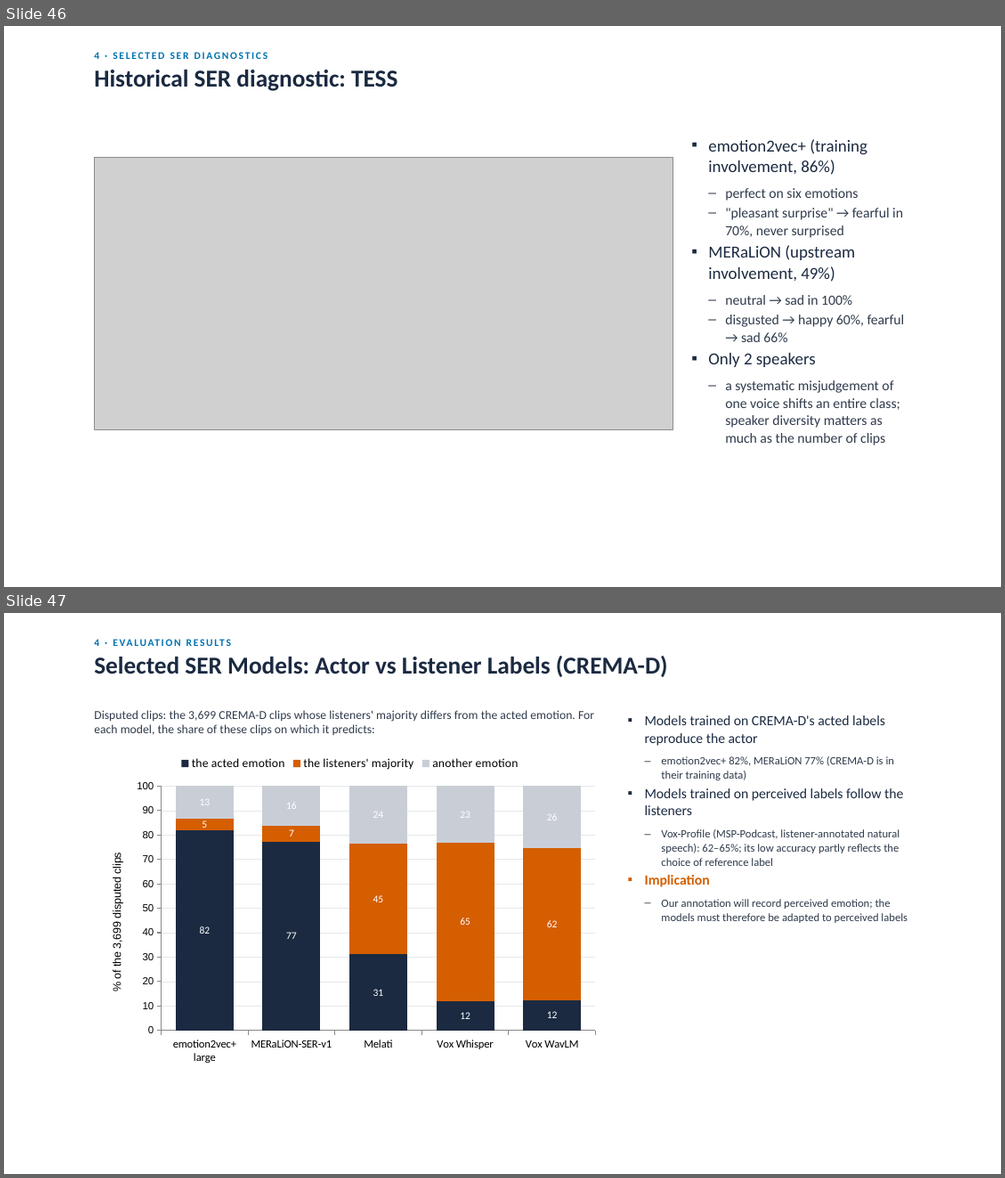
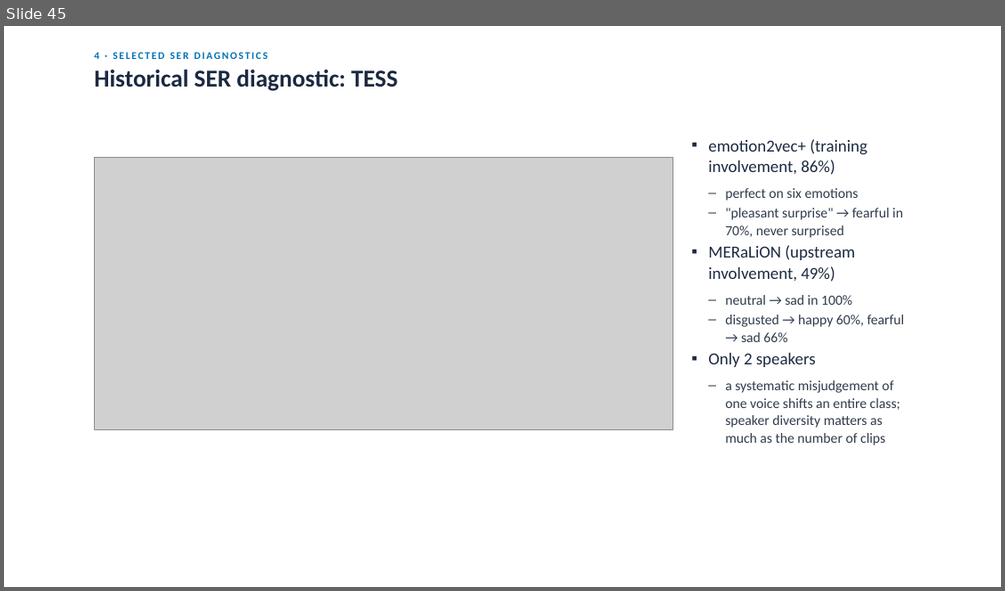
Before and after one commit to Davidlequnchen/emotion_recognition, a slide deck: emotion_recognition/presentation/SER_evaluation.pptx. Shown one above the other, each under a label of ours: slides 46 and 47 before the commit, slide 45 after it. The pictures are 1005x1178 and 1005x591 pixels, drawn with LibreOffice and Linux fonts; fonts in the diff are those of the drawing; grey boxes stand for pictures. Boxes give left, top, right and bottom in pixels: in the first picture for what was removed or moved away, otherwise in the second. Text is boxed around its words. In the diff, an @@ line names an element or a change of style, - is before the commit and + after.

Commit message:
docs: merge dataset overview and extend listener comparison

```diff
--- a/emotion_recognition/presentation/SER_evaluation.pptx
+++ b/emotion_recognition/presentation/SER_evaluation.pptx
@@ slide 47 removed at bbox=[4, 613, 1001, 1174], background #FFFFFF @@
@@ text removed at bbox=[94, 639, 99, 646] @@
-4 · EVALUATION RESULTS
@@ text removed at bbox=[94, 656, 668, 677] @@
-Selected SER Models: Actor vs Listener Labels (CREMA-D)
@@ text removed at bbox=[94, 710, 594, 735] @@
-Disputed clips: the 3,699 CREMA-D clips whose listeners' majority differs from the acted emotion. For each model, the share of these clips on which it predicts:
@@ column stacked chart removed at bbox=[95, 747, 606, 1070] @@
-categories: emotion2vec+ large, MERaLiON-SER-v1, Melati, Vox Whisper, Vox WavLM
-the acted emotion: 82, 77, 31, 12, 12
-the listeners' majority: 5, 7, 45, 65, 62
-another emotion: 13, 16, 24, 23, 26
@@ text removed at bbox=[645, 756, 907, 923] @@
-▪ Models trained on CREMA-D's acted labels reproduce the actor
-  – emotion2vec+ 82%, MERaLiON 77% (CREMA-D is in their training data)
-▪ Models trained on perceived labels follow the listeners
-  – Vox-Profile (MSP-Podcast, listener-annotated natural speech): 62–65%; its low accuracy partly reflects the choice of reference label
-▪ Implication
-  – Our annotation will record perceived emotion; the models must therefore be adapted to perceived labels
@@ what was slide 46 is now slide 45 @@
```
Also in this commit, not shown: 1 slide changed, 1 slide added, 1 other slide removed, 11 other files.
